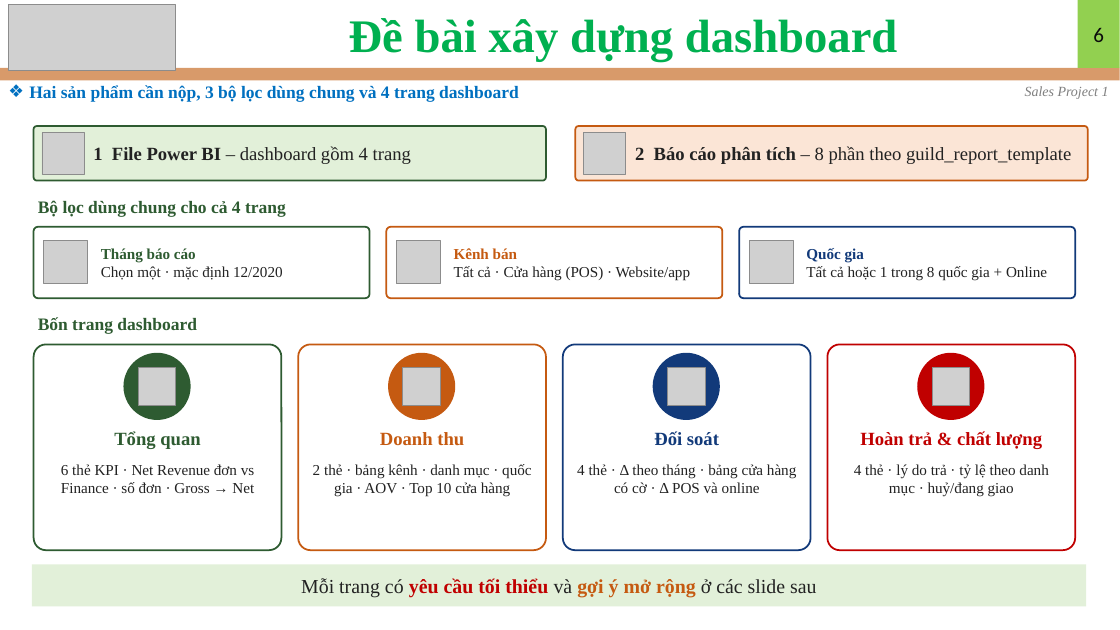
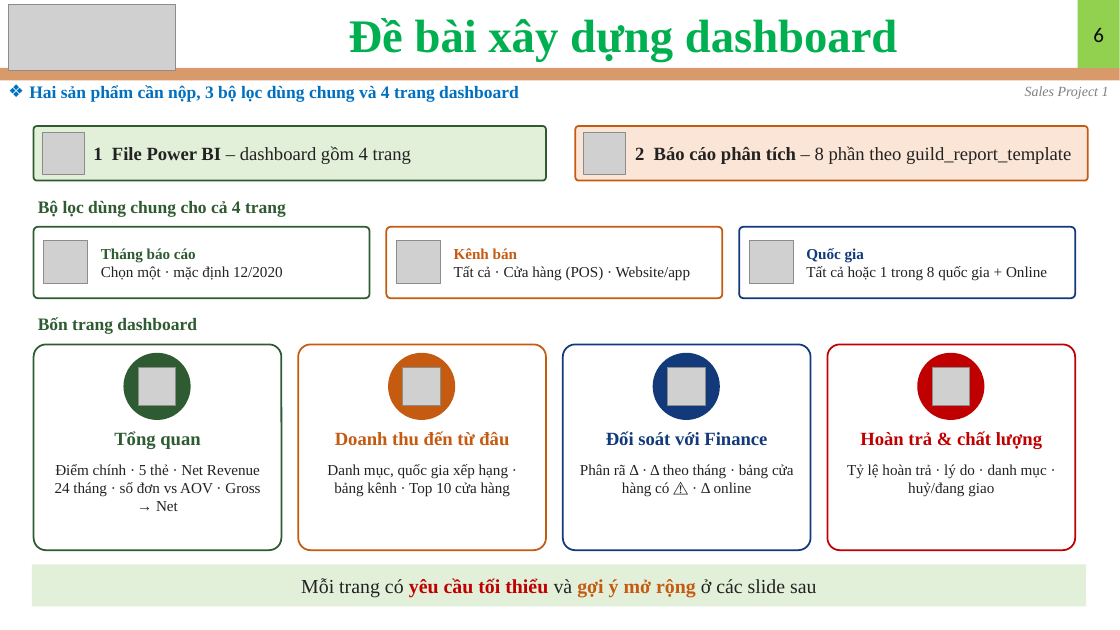
Before and after one commit to nguyennguyenphuc/eDA-Mentor, a slide deck: slide 6 of Sales/Sales Data/Project 1/Slide_Project_1.pptx. Drawn at 1120x630 pixels with LibreOffice and Linux fonts; fonts in the diff are those of the drawing; grey boxes stand for pictures. Boxes give left, top, right and bottom in pixels: in the first picture for what was removed or moved away, otherwise in the second. Text is boxed around its words. In the diff, an @@ line names an element or a change of style, - is before the commit and + after.

```diff
--- a/Sales/Sales Data/Project 1/Slide_Project_1.pptx
+++ b/Sales/Sales Data/Project 1/Slide_Project_1.pptx
@@ text at [335,431,509,446]: text changed @@
-Doanh thu
+Doanh thu đến từ đâu
@@ text at [606,431,767,445]: text changed @@
-Đối soát
+Đối soát với Finance
@@ text at [55,464,260,511]: text changed @@
-6 thẻ KPI · Net Revenue đơn vs Finance · số đơn · Gross → Net
+Điểm chính · 5 thẻ · Net Revenue 24 tháng · số đơn vs AOV · Gross → Net
@@ text at [327,464,510,497]: text changed @@
-2 thẻ · bảng kênh · danh mục · quốc gia · AOV · Top 10 cửa hàng
+Danh mục, quốc gia xếp hạng · bảng kênh · Top 10 cửa hàng
@@ text at [580,464,794,497]: text changed @@
-4 thẻ · Δ theo tháng · bảng cửa hàng có cờ · Δ POS và online
+Phân rã Δ · Δ theo tháng · bảng cửa hàng có ⚠ · Δ online
@@ text at [847,464,1047,497]: text changed @@
-4 thẻ · lý do trả · tỷ lệ theo danh mục · huỷ/đang giao
+Tỷ lệ hoàn trả · lý do · danh mục · huỷ/đang giao
```
Also in this commit, not shown: 10 other slides changed, 1 slide added, 57 other files.
